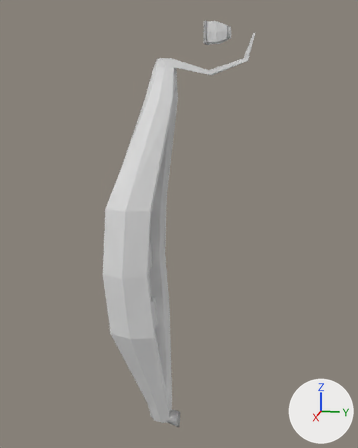
Before and after pictures for a commit that changed the Blender file Assets/Art/Models/boat.blend.
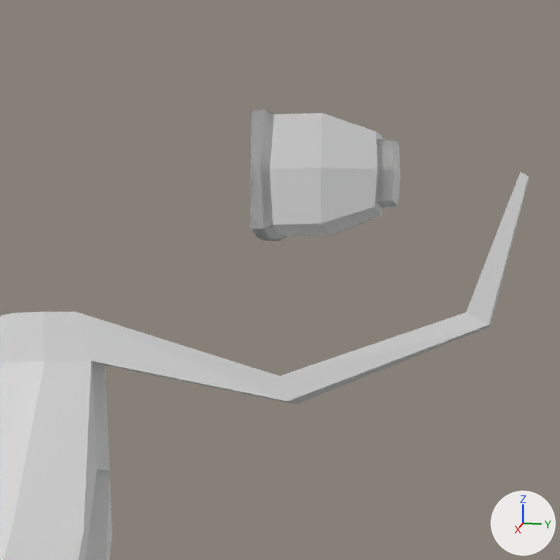
There are two pictures of each version: one whole from a 50 mm camera at (21.24, 7.14, 7.28) aimed at (-0.24, 2.84, 1.91), one close up on the part from 44% to 73% of the width and 0% to 23% of the height. The lights are fixed; the arrows at lower right show +X, +Y and +Z.

The scene before the commit, as lines of its bpy script (objects in view):
```python
me_cube = bpy.data.meshes.new('Cube')
me_cube.from_pydata(...)  # 254 vertices, 188 faces; spans x -0.4..2.1, y -0.5..6.0, z -8.4..10.2
me_cube.materials.append(mat_material)  # white #e7e7e7
me_cube_002 = bpy.data.meshes.new('Cube.002')
me_cube_002.from_pydata(...)  # 66 vertices, 56 faces; spans x -0.441..0.441, y 3.971..5.027, z 9.565..10.435
me_cube_002.materials.append(mat_material)  # white #e7e7e7
ob_cube = bpy.data.objects.new('Cube', me_cube)
ob_cube.location = (0.0, 0.0, 0.0)
_m = ob_cube.modifiers.new('Mirror', 'MIRROR')
_m.use_clip = True
ob_cube_001 = bpy.data.objects.new('Cube.001', me_cube_002)
ob_cube_001.location = (0.0, 0.0, 0.0)
_m = ob_cube_001.modifiers.new('Mirror', 'MIRROR')
_m.use_clip = True
```
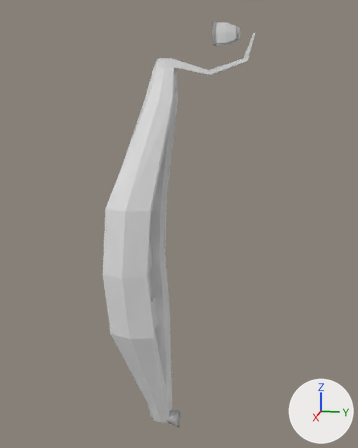
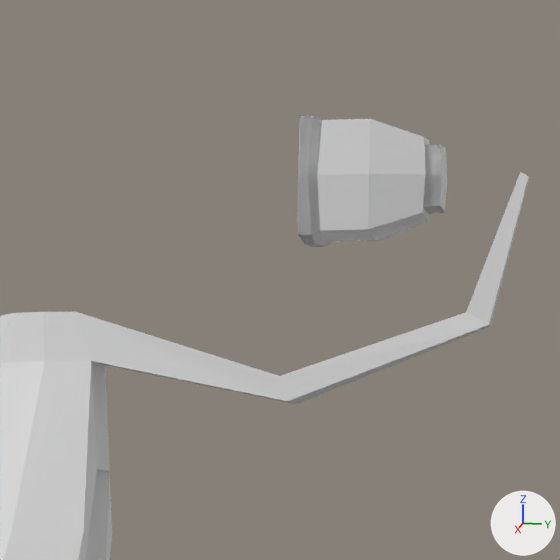
Where the change shows, as pixel boxes (x1, y1, x2, y2) in the close-ups (560 x 560 px):
'Cube.001', mesh moved
    before: (250, 110, 400, 241)
    after: (298, 115, 447, 247)

The edits, one by one:
me_cube_002 has 66 vertices, 56 faces and spans x -0.441..0.441, y 3.971..5.027, z 9.565..10.435.
me_cube_002 is used by ob_cube_001; location (0.0, 0.0, 0.0).
me_cube_002 part 1: the whole mesh is moved by (0.0, 0.355, -0.049).
